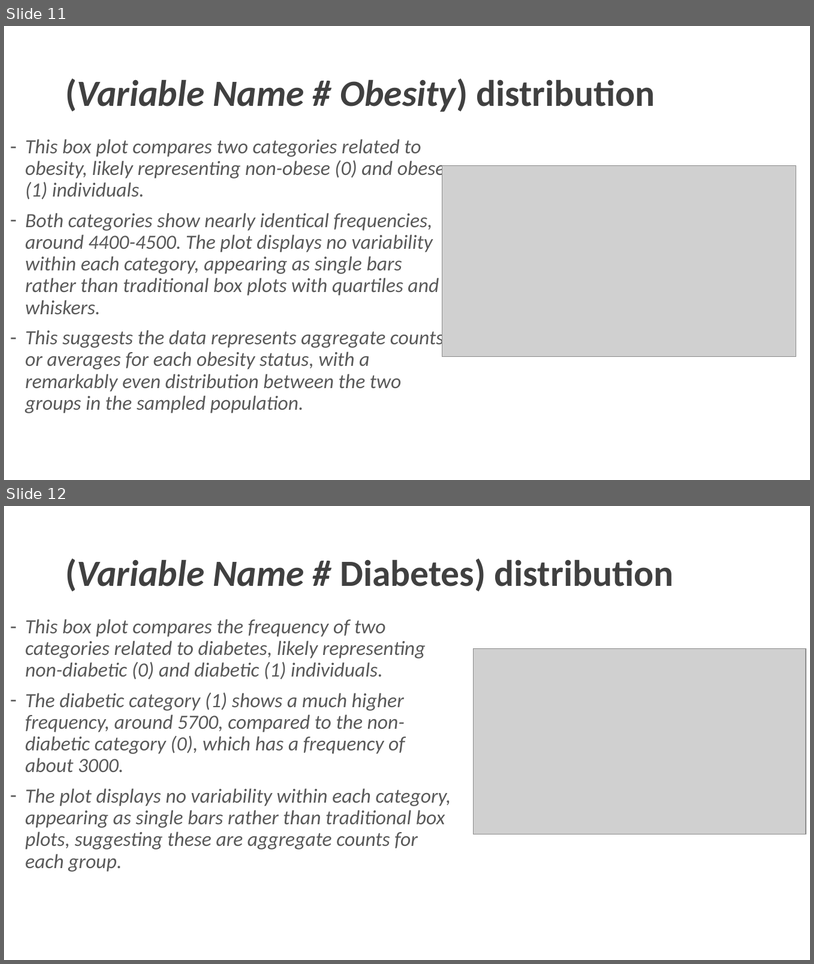
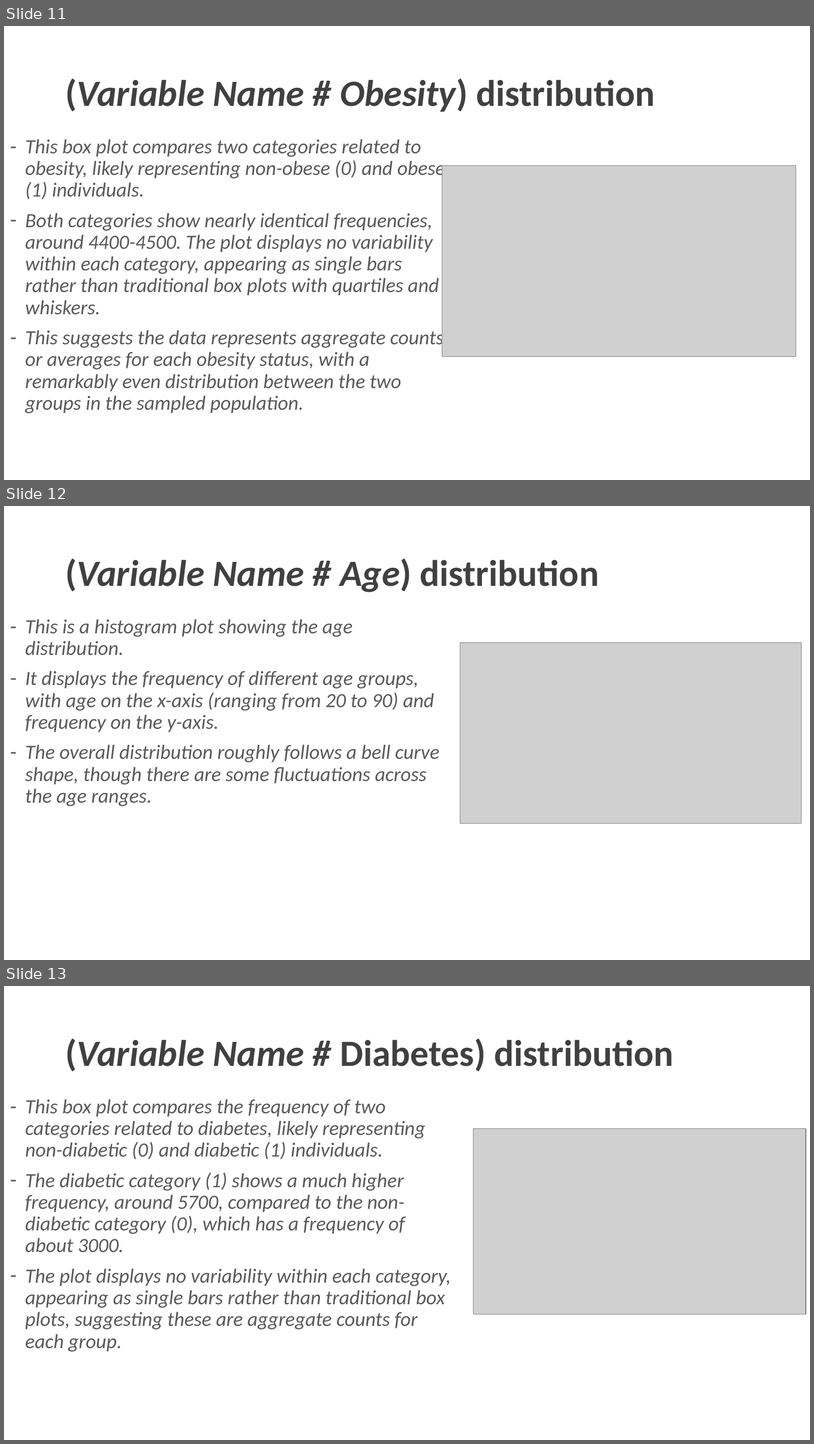
Before and after one commit to charlesyifanli/python_and_data, a slide deck: mini_project/SCSE 24 Mini-project presentation (Group No. ##).pptx. Shown one above the other, each under a label of ours: slides 11 and 12 before the commit, slides 11, 12 and 13 after it. The pictures are 814x964 and 814x1444 pixels, drawn with LibreOffice and Linux fonts; fonts in the diff are those of the drawing; grey boxes stand for pictures; background and template pictures are left out. Boxes give left, top, right and bottom in pixels: in the first picture for what was removed or moved away, otherwise in the second. Text is boxed around its words. In the diff, an @@ line names an element or a change of style, - is before the commit and + after.

```diff
--- a/mini_project/SCSE 24 Mini-project presentation (Group No. ##).pptx
+++ b/mini_project/SCSE 24 Mini-project presentation (Group No. ##).pptx
@@ slide 12 added at box(4, 506, 810, 960), background #FFFFFF @@
@@ title added at box(65, 558, 599, 592), 44 pt, text #404040, bold, italic @@
+(Variable Name # Age) distribution
@@ text added at box(25, 619, 440, 806), 24 pt, text #595959, italic @@
+– This is a histogram plot showing the age distribution.
+– It displays the frequency of different age groups, with age on the x-axis (ranging from 20 to 90) and frequency on the y-axis.
+– The overall distribution roughly follows a bell curve shape, though there are some fluctuations across the age ranges.
@@ picture added at box(461, 642, 803, 823) @@
@@ what was slide 12 is now slide 13 @@
```
Also in this commit, not shown: 1 slide changed, 8 other slides added, 2 slides removed, 1 other file.
